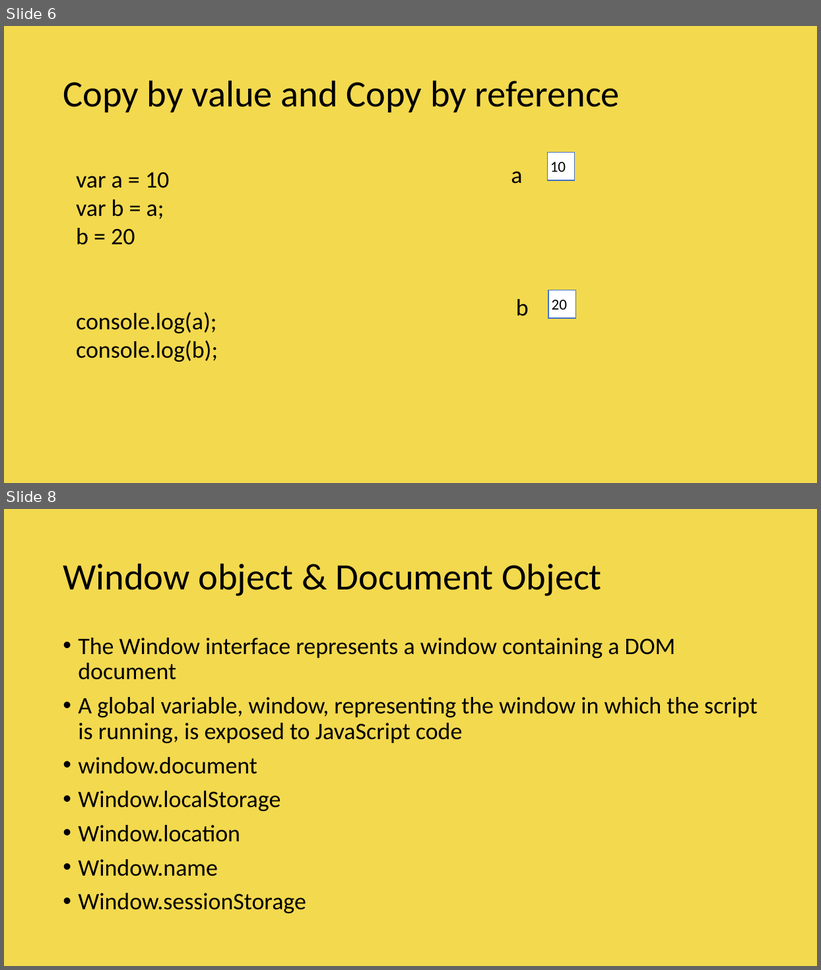
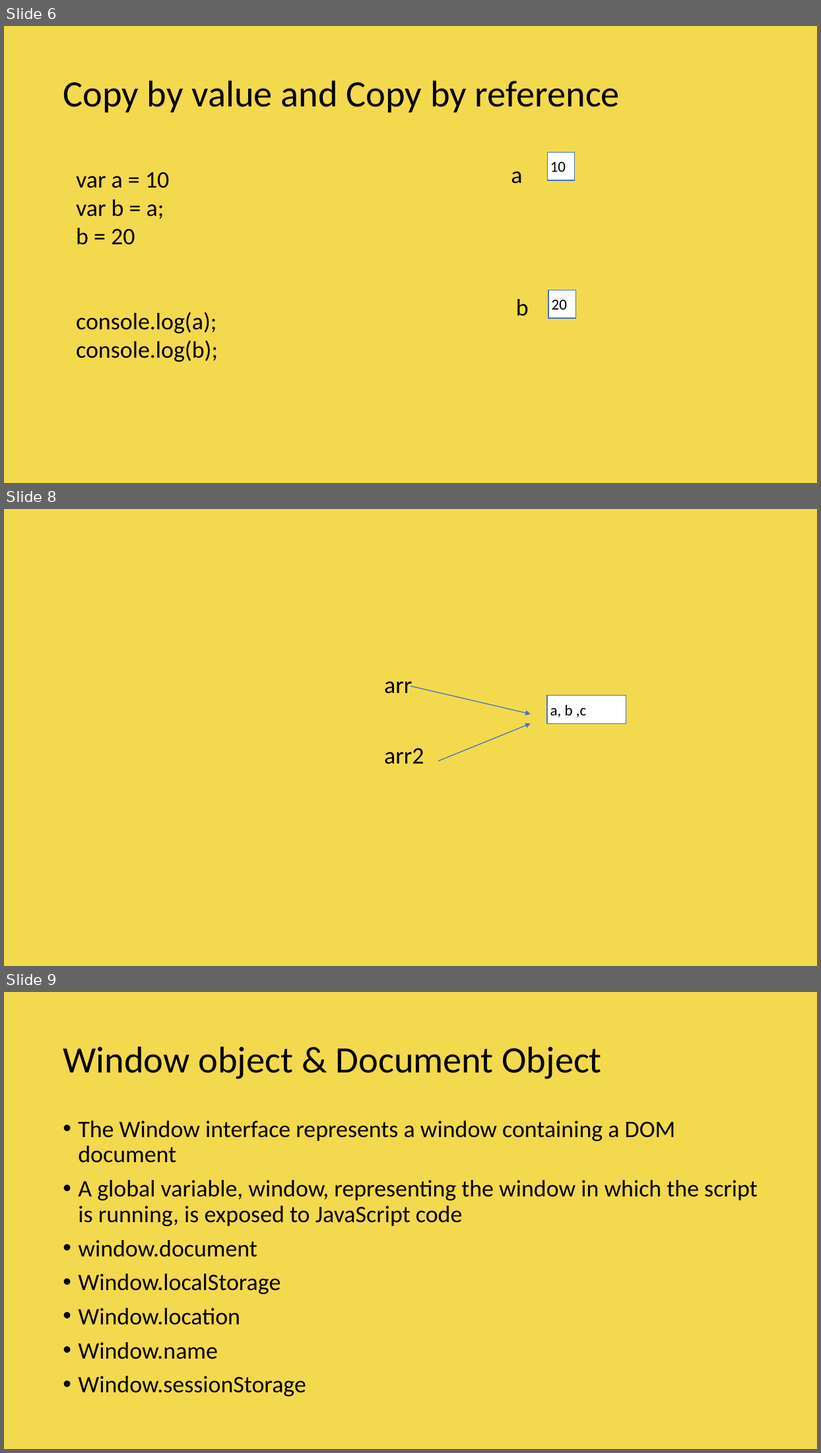
Before and after one commit to vishwanantha/javascript-101, a slide deck: ppt/001 - DataTypes.pptx. Shown one above the other, each under a label of ours: slides 6 and 8 before the commit, slides 6, 8 and 9 after it; the slides between them are not shown. The pictures are 821x970 and 821x1453 pixels, drawn with LibreOffice and Linux fonts; fonts in the diff are those of the drawing; background and template pictures are left out. Boxes give left, top, right and bottom in pixels: in the first picture for what was removed or moved away, otherwise in the second. Text is boxed around its words. In the diff, an @@ line names an element or a change of style, - is before the commit and + after.

```diff
--- a/ppt/001 - DataTypes.pptx
+++ b/ppt/001 - DataTypes.pptx
@@ slide 8 added at box(4, 509, 817, 966), background picture (left out) @@
@@ text added at box(384, 681, 412, 694), 28 pt, text #000000 @@
+arr
@@ arrow added from (411, 687) to (531, 714), #4472C4 1 pt @@
@@ rectangle added at box(547, 696, 627, 723), fill #FFFFFF, outline #4472C4 1 pt, 18 pt, text #000000 @@
+a, b ,c
@@ arrow added from (438, 762) to (531, 723), #4472C4 1 pt @@
@@ text added at box(384, 748, 424, 764), 28 pt, text #000000 @@
+arr2
@@ what was slide 8 is now slide 9 @@
```
Also in this commit, not shown: 1 slide changed, 1 other slide added.
